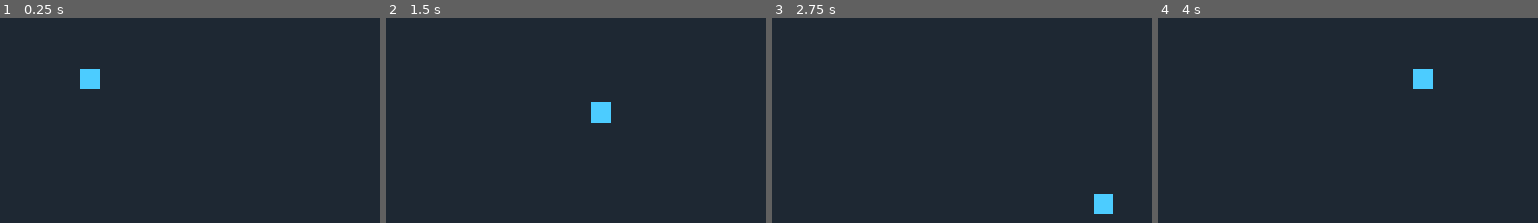
Above: before the commit, frames 1-4 (left to right).
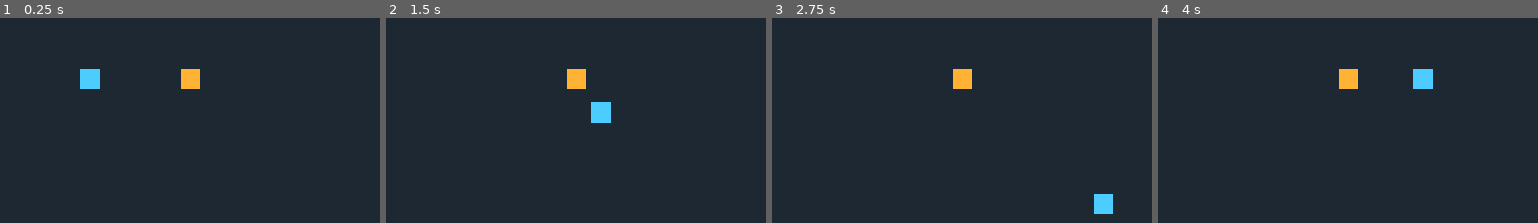
Above: after the commit, the same moments.

Repository: Spi7/Starforge
Game: Godot game, scene res://scenes/test/movement_test.tscn
Same seed, same stepped clock (60 frames per second), same inputs: the game is played once before the commit and once after it.
Inputs:
- Up to frame 1 (0.25 s): no input
- Up to frame 2 (1.5 s): tap Enter at 0.5 s; hold D (move_right) 0.53-1.28 s; hold E (interact, bound only after the commit) 0.53-1.28 s; hold S (move_down) from 1.28 s (still down); tap E (interact, bound only after the commit) at 1.35 s
- Up to frame 3 (2.75 s): release S (move_down) at 2.03 s; hold D (move_right) from 2.03 s (still down); hold E (interact, bound only after the commit) from 2.03 s (still down)
- Up to frame 4 (4 s): release D (move_right) at 2.78 s; release E (interact, bound only after the commit) at 2.78 s; hold W (move_up) 2.78-3.53 s; tap E (interact, bound only after the commit) at 2.85 s; hold A (move_left) from 3.53 s (still down); hold E (interact, bound only after the commit) from 3.53 s (still down)
The pictures show only the part of the screen within x 38-88%, y 35-85%; the shares and areas given below are measured in that part.

The runs differ from the first frame. In frame 1, 0.5% of the frame differs, in the area x 47-53%, y 24-35%; in frame 2, 0.5%; in frame 3, 0.5%; in frame 4, 0.5%.

Commit message:
add basic interaction system

Diff:
--- a/project.godot
+++ b/project.godot
@@ -40,6 +40,14 @@
 "deadzone": 0.2,
 "events": [Object(InputEventKey,"physical_keycode":83)]
 }
+interact={
+"deadzone": 0.2,
+"events": [Object(InputEventKey,"physical_keycode":69)]
+}
+
+[layer_names]
+
+2d_physics/layer_2="Interactables"
 
 [physics]
 
--- a/scenes/characters/player.tscn
+++ b/scenes/characters/player.tscn
@@ -1,9 +1,12 @@
-[gd_scene load_steps=3 format=3]
+[gd_scene load_steps=4 format=3]
 
 [ext_resource type="Script" path="res://scripts/characters/player.gd" id="1_player"]
 
 [sub_resource type="RectangleShape2D" id="RectangleShape2D_player"]
 size = Vector2(24, 24)
+
+[sub_resource type="CircleShape2D" id="CircleShape2D_interaction"]
+radius = 48.0
 
 [node name="Player" type="CharacterBody2D"]
 motion_mode = 1
@@ -15,3 +18,11 @@
 
 [node name="CollisionShape2D" type="CollisionShape2D" parent="."]
 shape = SubResource("RectangleShape2D_player")
+
+[node name="InteractionDetector" type="Area2D" parent="."]
+collision_layer = 0
+collision_mask = 2
+monitorable = false
+
+[node name="CollisionShape2D" type="CollisionShape2D" parent="InteractionDetector"]
+shape = SubResource("CircleShape2D_interaction")
--- /dev/null
+++ b/scenes/interactions/interactable.tscn
@@ -0,0 +1,15 @@
+[gd_scene load_steps=3 format=3]
+
+[ext_resource type="Script" path="res://scripts/interactions/interactable.gd" id="1_interactable"]
+
+[sub_resource type="RectangleShape2D" id="RectangleShape2D_interactable"]
+size = Vector2(24, 24)
+
+[node name="Interactable" type="Area2D"]
+collision_layer = 2
+collision_mask = 0
+monitoring = false
+script = ExtResource("1_interactable")
+
+[node name="CollisionShape2D" type="CollisionShape2D" parent="."]
+shape = SubResource("RectangleShape2D_interactable")
--- a/scenes/test/movement_test.tscn
+++ b/scenes/test/movement_test.tscn
@@ -1,6 +1,7 @@
-[gd_scene load_steps=2 format=3]
+[gd_scene load_steps=3 format=3]
 
 [ext_resource type="PackedScene" path="res://scenes/characters/player.tscn" id="1_player"]
+[ext_resource type="PackedScene" path="res://scenes/test/test_interactable.tscn" id="2_test"]
 
 [node name="MovementTest" type="Node2D"]
 
@@ -10,3 +11,6 @@
 
 [node name="Player" parent="." instance=ExtResource("1_player")]
 position = Vector2(480, 270)
+
+[node name="TestInteractable" parent="." instance=ExtResource("2_test")]
+position = Vector2(600, 270)
--- /dev/null
+++ b/scenes/test/test_interactable.tscn
@@ -0,0 +1,15 @@
+[gd_scene load_steps=3 format=3]
+
+[ext_resource type="Script" path="res://scripts/test/test_interactable.gd" id="1_test"]
+[ext_resource type="PackedScene" path="res://scenes/interactions/interactable.tscn" id="2_interactable"]
+
+[node name="TestInteractable" type="Node2D"]
+script = ExtResource("1_test")
+
+[node name="Placeholder" type="Polygon2D" parent="."]
+polygon = PackedVector2Array(-12, -12, 12, -12, 12, 12, -12, 12)
+color = Color(1, 0.7, 0.2, 1)
+
+[node name="Interactable" parent="." instance=ExtResource("2_interactable")]
+
+[connection signal="interacted" from="Interactable" to="." method="_on_interacted"]
--- a/scripts/characters/player.gd
+++ b/scripts/characters/player.gd
@@ -1,6 +1,26 @@
 extends CharacterBody2D
 
 @export var move_speed: float = 200.0
+
+@onready var interaction_detector: Area2D = $InteractionDetector
+
+
+func _unhandled_input(event: InputEvent) -> void:
+	if event.is_action_pressed("interact"):
+		interact_with_nearest()
+
+
+func interact_with_nearest() -> void:
+	var nearest: Interactable = null
+	var nearest_distance: float = INF
+	for area in interaction_detector.get_overlapping_areas():
+		if area is Interactable:
+			var distance: float = global_position.distance_squared_to(area.global_position)
+			if distance < nearest_distance:
+				nearest = area
+				nearest_distance = distance
+	if nearest != null:
+		nearest.interact()
 
 
 func _physics_process(_delta: float) -> void:
--- /dev/null
+++ b/scripts/interactions/interactable.gd
@@ -0,0 +1,8 @@
+class_name Interactable
+extends Area2D
+
+signal interacted
+
+
+func interact() -> void:
+	interacted.emit()
--- /dev/null
+++ b/scripts/test/test_interactable.gd
@@ -0,0 +1,5 @@
+extends Node2D
+
+
+func _on_interacted() -> void:
+	print("Interacted with test object.")
Not shown, added: scripts/interactions/interactable.gd.uid
Not shown, added: scripts/test/test_interactable.gd.uid
Not shown, changed: AGENTS.md
